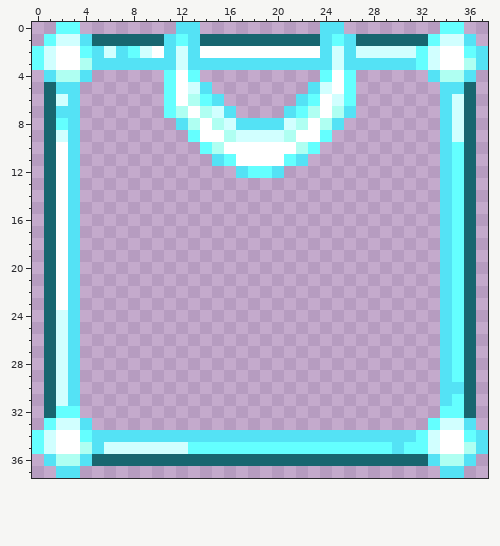
Pixel-art sprite: Tiles/VanillaRedo/UI/PreviewDifficultyMaster.png. Above is the file before it was changed.
The file is 76x76 pixels, drawn in blocks of 2x2; one block is one cell here.
After:
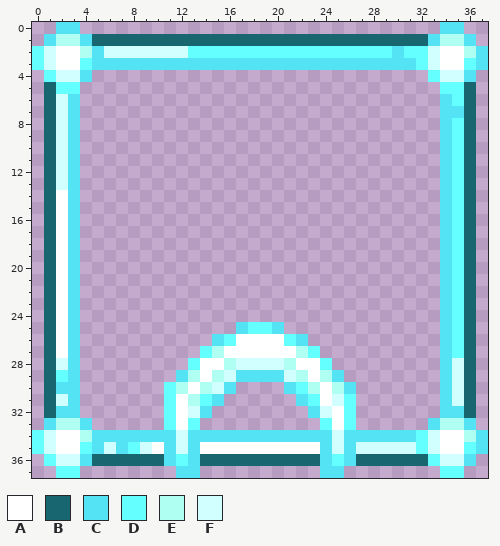
Palette (. is transparent): A #ffffff  B #186670  C #54e2f5  D #64ffff  E #affff2  F #d1ffff
From old to new:
y 0: x 2..3 DD -> CC; x 12..13 CC -> ..; x 24..25 CC -> ..; x 34..35 DD -> CC
y 1: x 1..3 DFF -> CEE; x 11..13 CDC -> BBB; x 24..26 CDC -> BBB; x 33..35 DFF -> CEE
y 2: x 4 D -> E; x 7..8 CD -> FF; x 10..11 AC -> FF; x 13..31 CAAAAAAAAAACFCFFFFF -> DDDDDDDDDDDDDDDDDCD; x 36 D -> E
y 3: x 4 E -> D; x 12 F -> C; x 25 F -> C; x 36 E -> D
y 4: x 1..3 CEE -> DFF; x 11..13 DAD -> ...; x 24..26 DAD -> ...; x 33..35 CEE -> DFF
y 5: x 2..3 CC -> DD; x 11..14 DAFC -> ....; x 23..26 CFAD -> ....; x 34..35 CC -> DD
y 6: x 11..15 DAEDC -> .....; x 22..26 CDAFD -> .....; x 35 F -> D
y 7: x 2 C -> F; x 11..16 DEAEFC -> ......; x 21..26 CDEAEC -> ......; x 35 F -> C
y 8: x 2 D -> F; x 12..25 CEAEFCCCCFEAEC -> ..............; x 35 F -> D
y 9: x 13..24 DAAEFFFFEAAD -> ............; x 35 F -> D
y 10: x 2 A -> F; x 14..23 DEAAAAAAED -> ..........
y 11: x 2 A -> F; x 15..22 CDAAAADC -> ........
y 12: x 2 A -> F; x 17..20 CDDC -> ....
y 13: x 2 A -> F
y 24: x 2 F -> A
y 25: x 2 F -> A; x 17..20 .... -> CDDC
y 26: x 2 F -> A; x 15..22 ........ -> CDAAAADC
y 27: x 2 F -> A; x 14..23 .......... -> DEAAAAAAED
y 28: x 13..24 ............ -> DAAEFFFFEAAD; x 35 D -> F
y 29: x 2 F -> D; x 12..25 .............. -> CEAEFCCCCFEAEC; x 35 D -> F
y 30: x 2 F -> C; x 11..16 ...... -> DEAEFC; x 21..26 ...... -> CDEAEC; x 35 C -> F
y 31: x 11..15 ..... -> DAEDC; x 22..26 ..... -> CDAFD; x 35 D -> F
y 32: x 2..3 DD -> CC; x 11..14 .... -> DAFC; x 23..26 .... -> CFAD; x 34..35 DD -> CC
y 33: x 1..3 DFF -> CEE; x 11..13 ... -> DAD; x 24..26 ... -> DAD; x 33..35 DFF -> CEE
y 34: x 4 D -> E; x 12 C -> F; x 25 C -> F; x 36 D -> E
y 35: x 4 E -> D; x 7..8 FF -> CD; x 10..11 FF -> AC; x 13..31 DDDDDDDDDDDDDDDDDCD -> CAAAAAAAAAACFCFFFFF; x 36 E -> D
y 36: x 1..3 CEE -> DFF; x 11..13 BBB -> CDC; x 24..26 BBB -> CDC; x 33..35 CEE -> DFF
y 37: x 2..3 CC -> DD; x 12..13 .. -> CC; x 24..25 .. -> CC; x 34..35 CC -> DD
